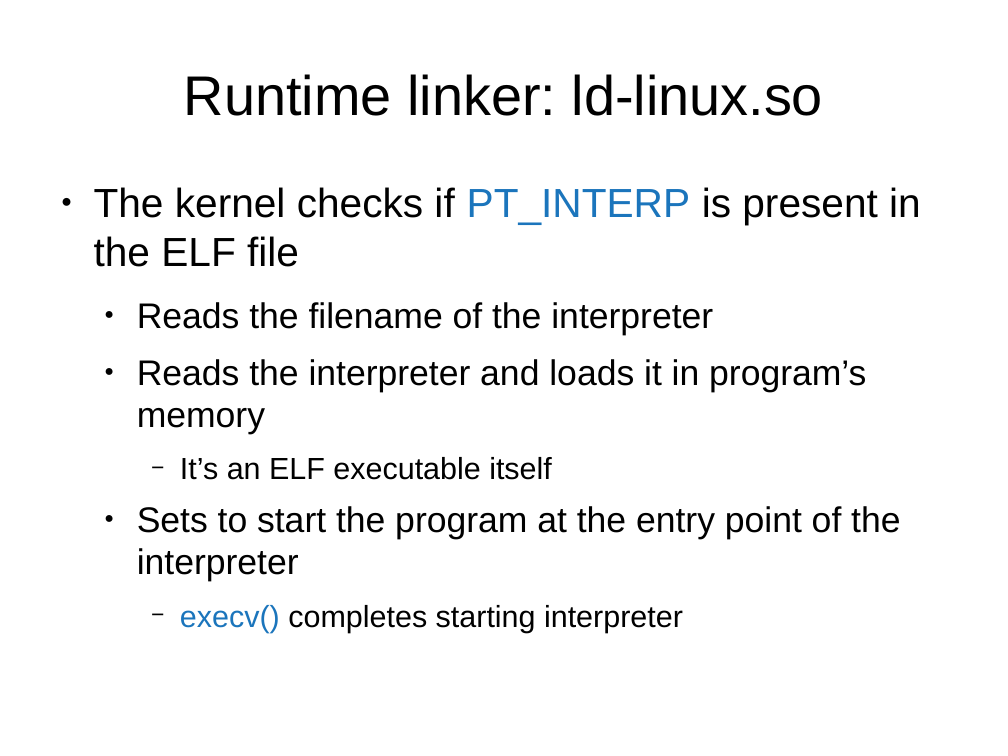
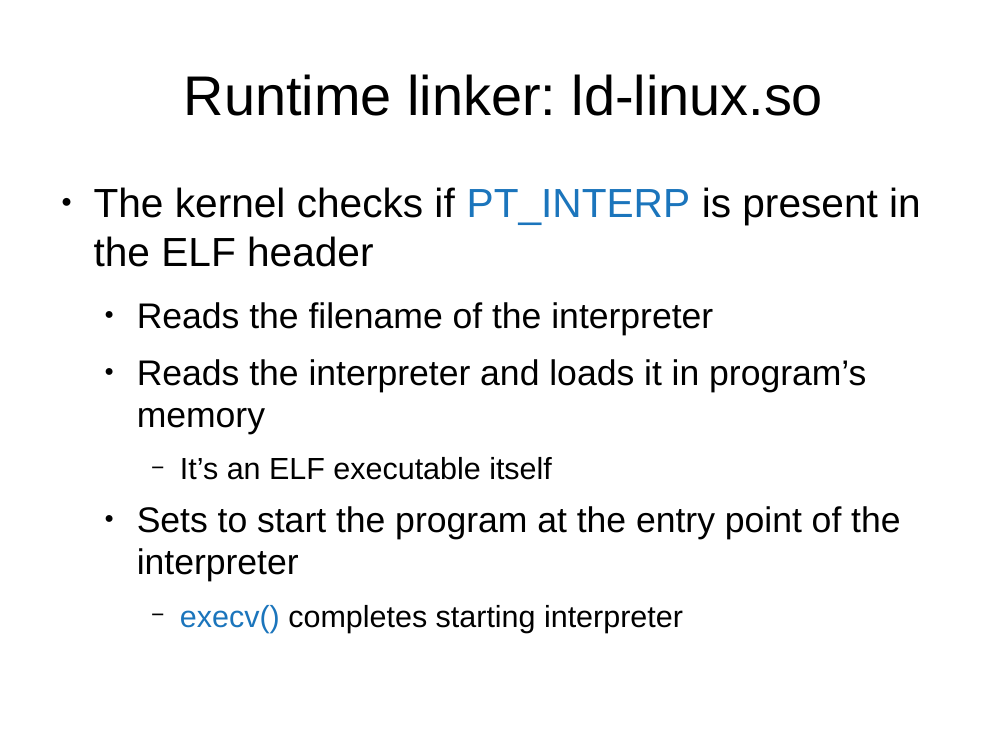
Before and after one commit to antonburtsev/cs5460, a slide deck: slide 144 of lectures/lecture05-linking-and-loading/lecture05-linking-and-loading.odp. Drawn at 1008x756 pixels with LibreOffice and Linux fonts; fonts in the diff are those of the drawing. Boxes give left, top, right and bottom in pixels: in the first picture for what was removed or moved away, otherwise in the second. Text is boxed around its words. In the diff, an @@ line names an element or a change of style, - is before the commit and + after.

```diff
--- a/lectures/lecture05-linking-and-loading/lecture05-linking-and-loading.odp
+++ b/lectures/lecture05-linking-and-loading/lecture05-linking-and-loading.odp
@@ text at (94,187,921,267): text changed @@
-● The kernel checks if PT_INTERP is present in the ELF file
+● The kernel checks if PT_INTERP is present in the ELF header
```
Also in this commit, not shown: 2 other slides changed, 4 other files.
